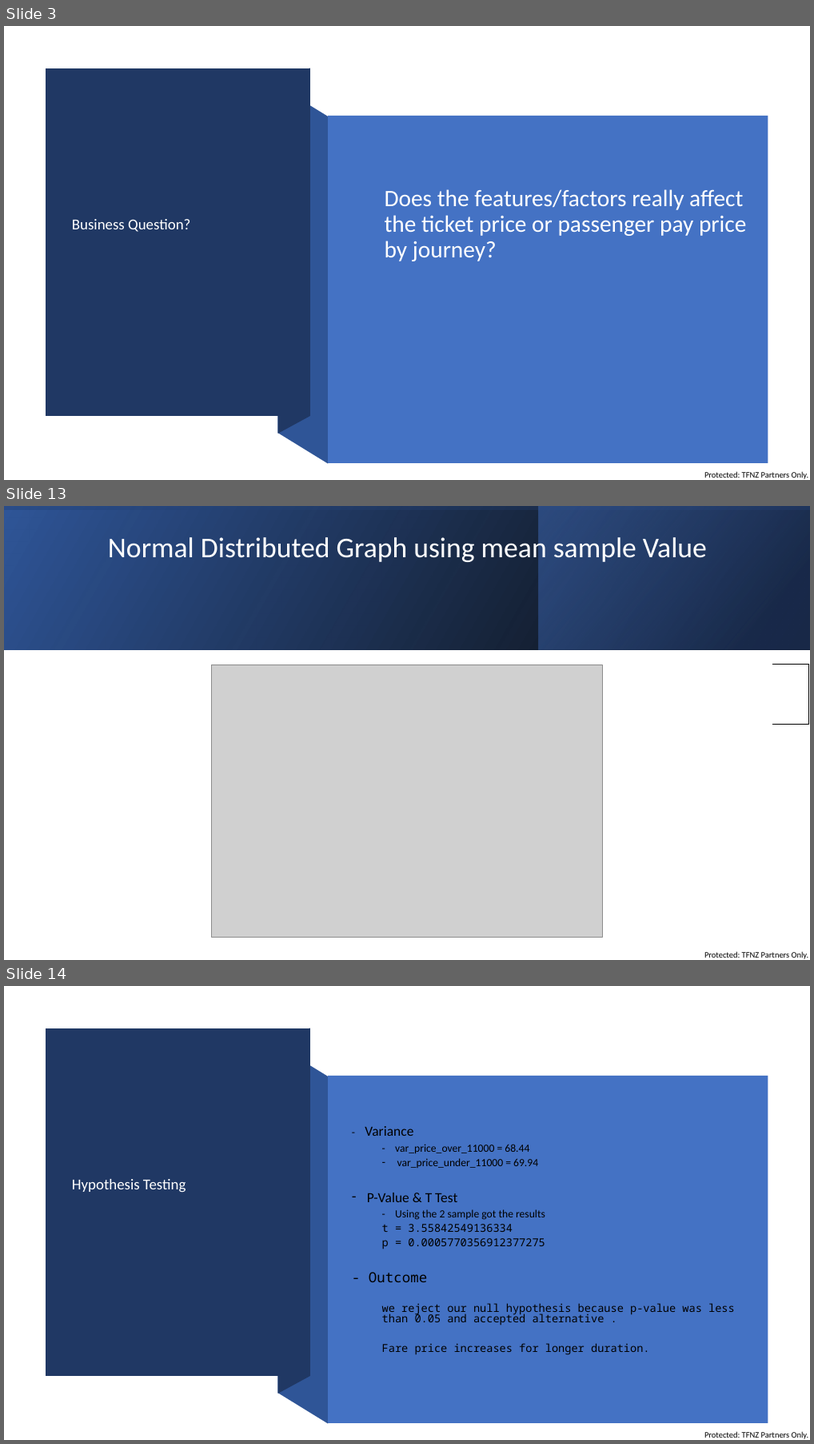
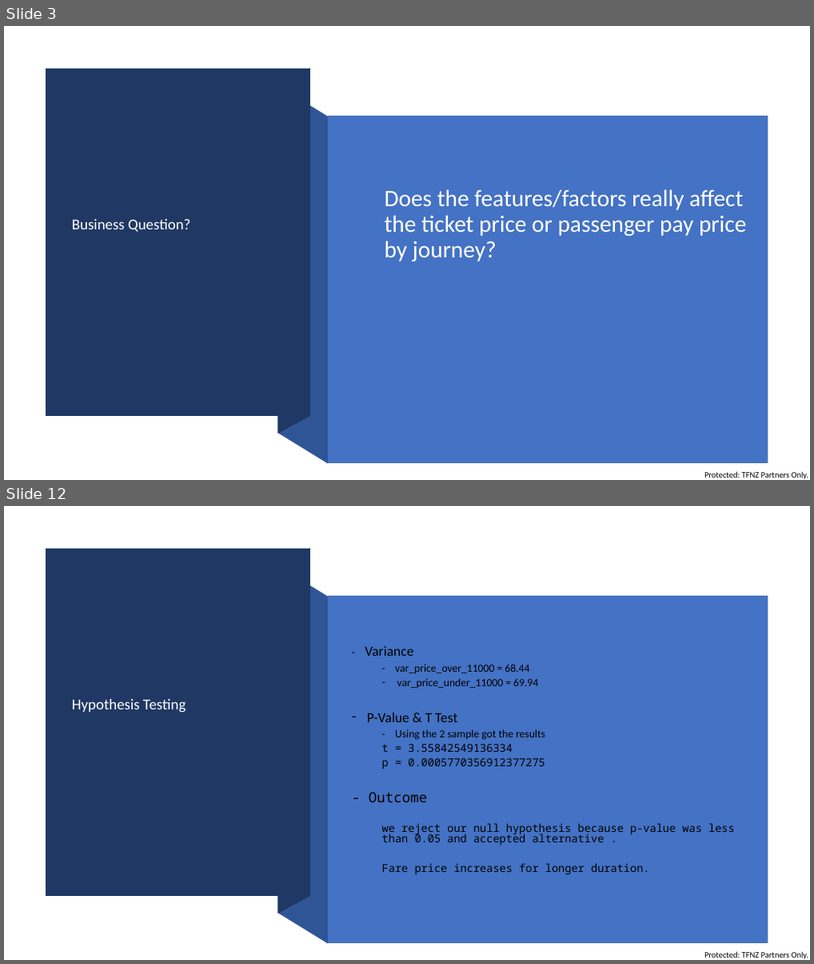
Before and after one commit to divraj2022/IOD_DIV, a slide deck: Mini Project 1/Mini Project 1.PPTX. Shown one above the other, each under a label of ours: slides 3, 13 and 14 before the commit, slides 3 and 12 after it; the slides between them are not shown. The pictures are 814x1444 and 814x964 pixels, drawn with LibreOffice and Linux fonts; fonts in the diff are those of the drawing; grey boxes stand for pictures. Boxes give left, top, right and bottom in pixels: in the first picture for what was removed or moved away, otherwise in the second. Text is boxed around its words. In the diff, an @@ line names an element or a change of style, - is before the commit and + after.

```diff
--- a/Mini Project 1/Mini Project 1.PPTX
+++ b/Mini Project 1/Mini Project 1.PPTX
@@ slide 13 removed at (4,506,810,960), background #FFFFFF; not listed: 1 template element that a slide beside it also shows @@
@@ rectangle removed at (4,506,810,649) @@
@@ rectangle removed at (4,506,810,649) @@
@@ rectangle removed at (538,506,810,649) @@
@@ title removed at (108,534,707,565) @@
-Normal Distributed Graph using mean sample Value
@@ table removed at (83,664,810,950), 6 rows, 12 columns @@
- |  |  |  |  |  |  |  |  |  |  | 
- |  |  |  |  |  |  |  |  |  |  | 
- |  |  |  |  |  |  |  |  |  |  | 
- |  |  |  |  |  |  |  |  |  |  | 
- |  |  |  |  |  |  |  |  |  |  | 
- |  |  |  |  |  |  |  |  |  |  | 
@@ picture removed at (212,664,603,936) @@
@@ what was slide 14 is now slide 12 @@
```
Also in this commit, not shown: 4 slides changed, 5 slides added, 7 other slides removed, 1 other file.
